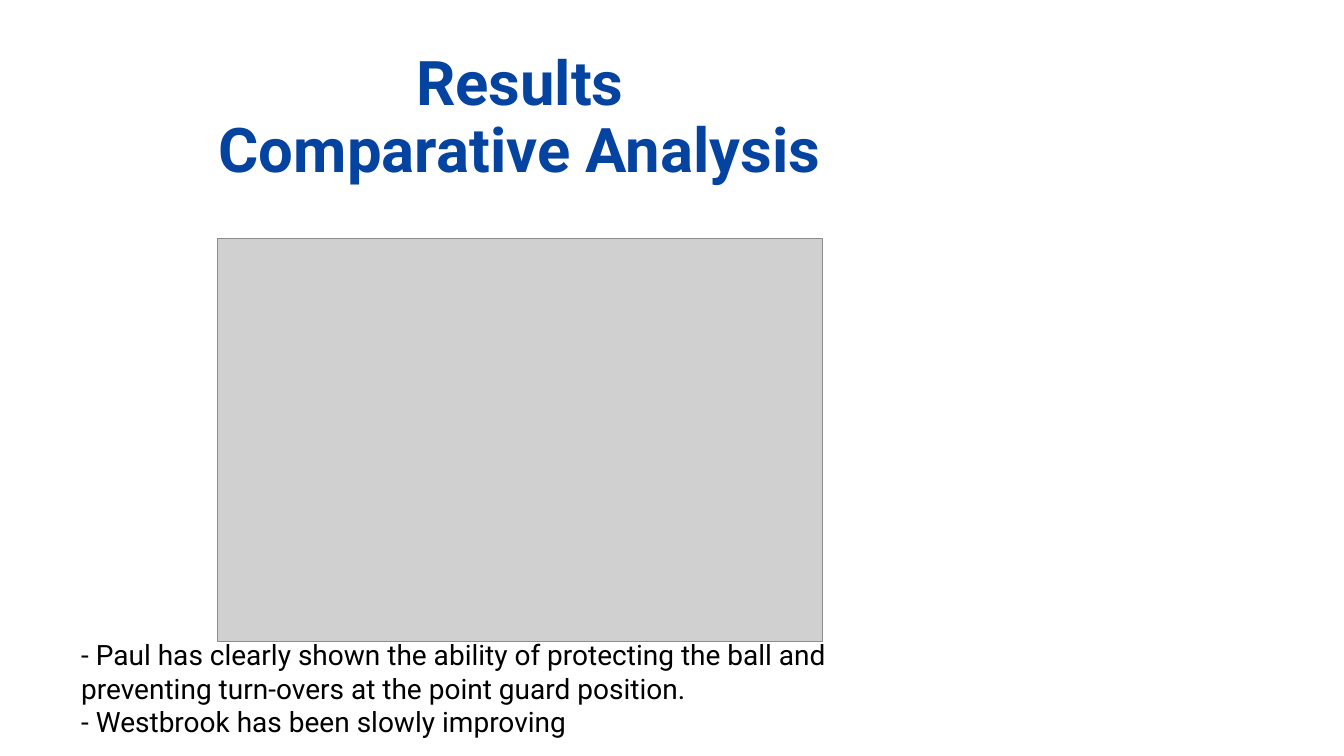
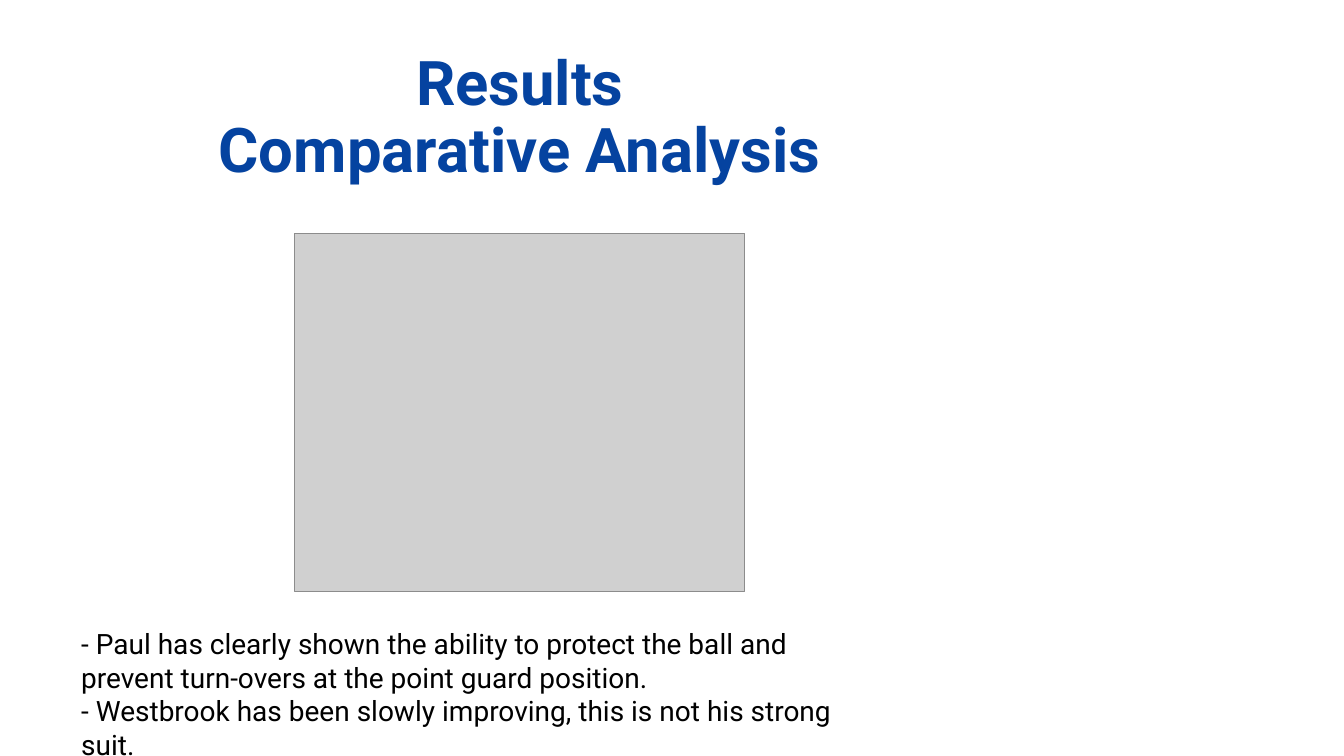
Before and after one commit to nickkeller21/Project1, a slide deck: slide 7 of nicolas/The Westbrook Project_progress.pptx. Drawn at 1344x756 pixels with LibreOffice and Linux fonts; fonts in the diff are those of the drawing; grey boxes stand for pictures; background and template pictures are left out. Boxes give left, top, right and bottom in pixels: in the first picture for what was removed or moved away, otherwise in the second. Text is boxed around its words. In the diff, an @@ line names an element or a change of style, - is before the commit and + after.

```diff
--- a/nicolas/The Westbrook Project_progress.pptx
+++ b/nicolas/The Westbrook Project_progress.pptx
@@ picture: place and size @@
-picture at (218, 239, 823, 642)
+picture at (295, 233, 746, 592)
@@ text at (81, 633, 831, 756): text changed @@
-- Paul has clearly shown the ability of protecting the ball and preventing turn-overs at the point guard position.
-- Westbrook has been slowly improving
+- Paul has clearly shown the ability to protect the ball and prevent turn-overs at the point guard position.
+- Westbrook has been slowly improving, this is not his strong suit.
```
Also in this commit, not shown: 5 other slides changed, 1 slide added, 1 slide removed, 5 other files.
